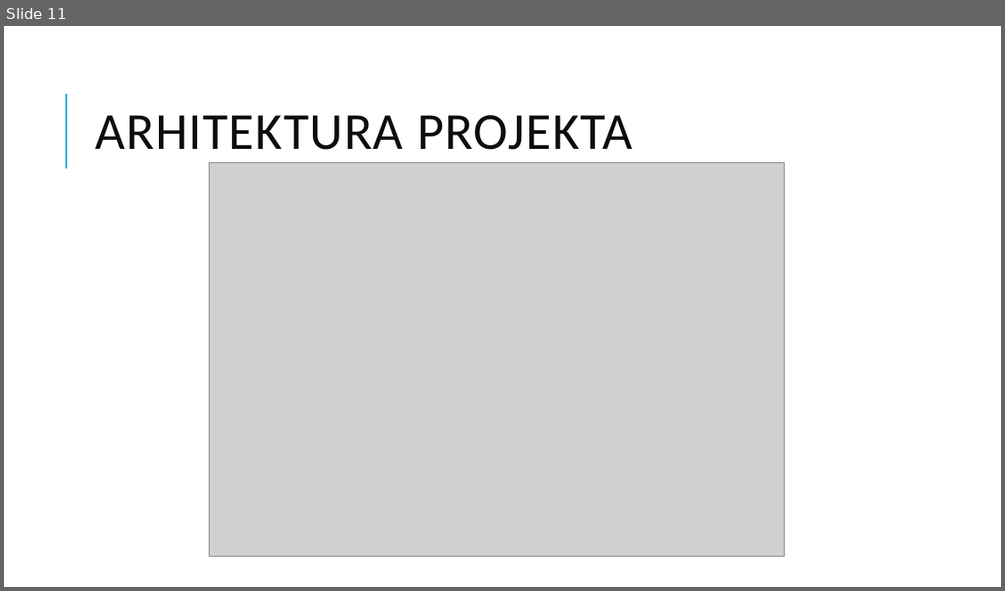
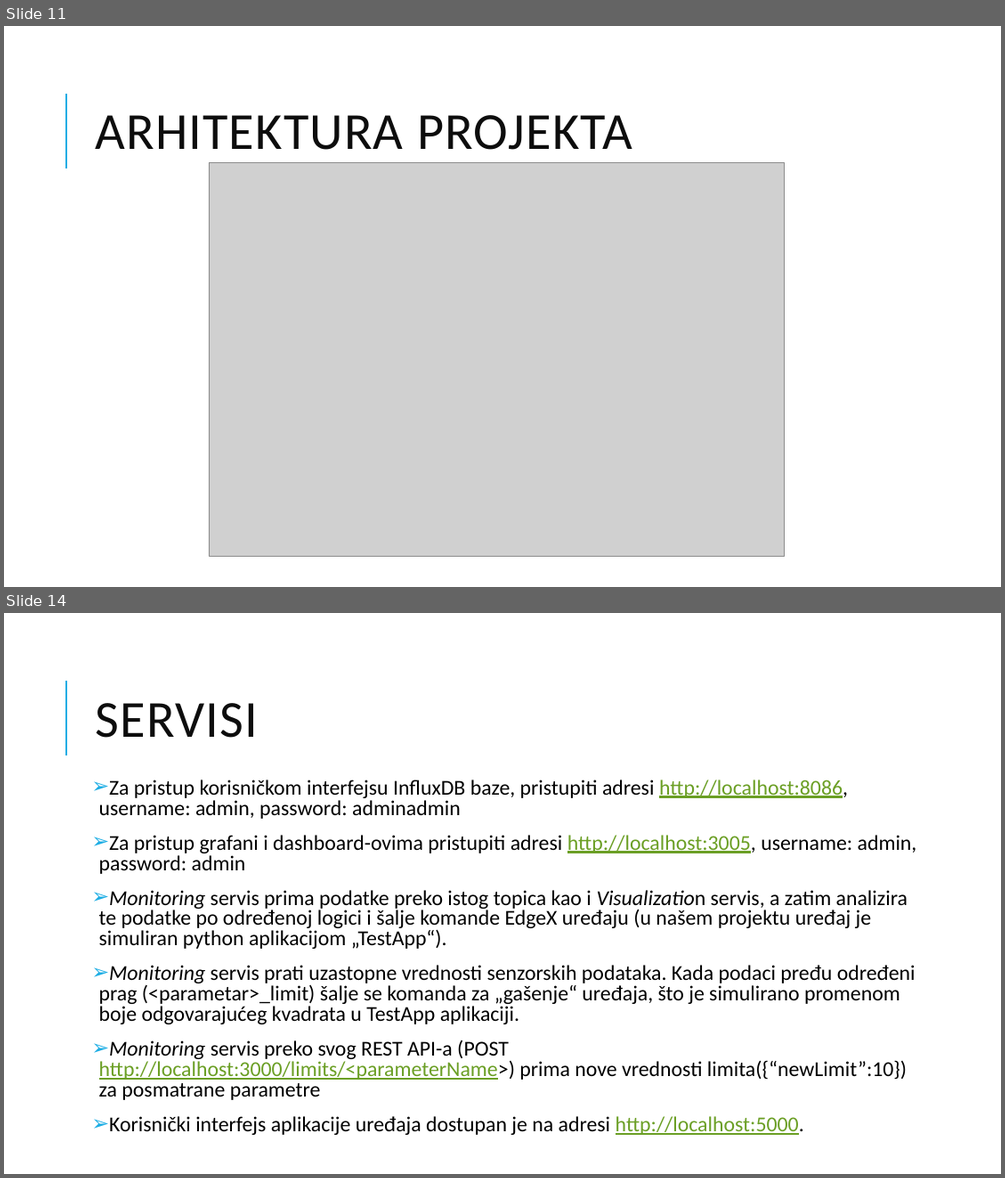
Before and after one commit to miljanasimic/SOA-Projekat, a slide deck: Prezentacija projekta/Prezentacija.pptx. Shown one above the other, each under a label of ours: slide 11 before the commit, slides 11 and 14 after it; the slides between them are not shown. The pictures are 1005x591 and 1005x1178 pixels, drawn with LibreOffice and Linux fonts; fonts in the diff are those of the drawing; grey boxes stand for pictures. Boxes give left, top, right and bottom in pixels: in the first picture for what was removed or moved away, otherwise in the second. Text is boxed around its words. In the diff, an @@ line names an element or a change of style, - is before the commit and + after.

```diff
--- a/Prezentacija projekta/Prezentacija.pptx
+++ b/Prezentacija projekta/Prezentacija.pptx
@@ slide 14 added at (x1=4, y1=613, x2=1001, y2=1174), background #FFFFFF; not listed: 1 template element that a slide beside it also shows @@
@@ title added at (x1=95, y1=703, x2=257, y2=738), 50 pt, text #0D0D0D @@
+SERVISI
@@ text added at (x1=99, y1=779, x2=917, y2=1135), 20.4 pt, text #000000 @@
+➢ Za pristup korisničkom interfejsu InfluxDB baze, pristupiti adresi http://localhost:8086, username: admin, password: adminadmin
+➢ Za pristup grafani i dashboard-ovima pristupiti adresi http://localhost:3005, username: admin, password: admin
+➢ Monitoring servis prima podatke preko istog topica kao i Visualization servis, a zatim analizira te podatke po određenoj logici i šalje komande EdgeX uređaju (u našem projektu uređaj je simuliran python aplikacijom „TestApp“).
+➢ Monitoring servis prati uzastopne vrednosti senzorskih podataka. Kada podaci pređu određeni prag (<parametar>_limit) šalje se komanda za „gašenje“ uređaja, što je simulirano promenom boje odgovarajućeg kvadrata u TestApp aplikaciji.
+➢ Monitoring servis preko svog REST API-a (POST http://localhost:3000/limits/<parameterName>) prima nove vrednosti limita({“newLimit”:10}) za posmatrane parametre
+➢ Korisnički interfejs aplikacije uređaja dostupan je na adresi http://localhost:5000.
```
Also in this commit, not shown: 6 slides changed.
